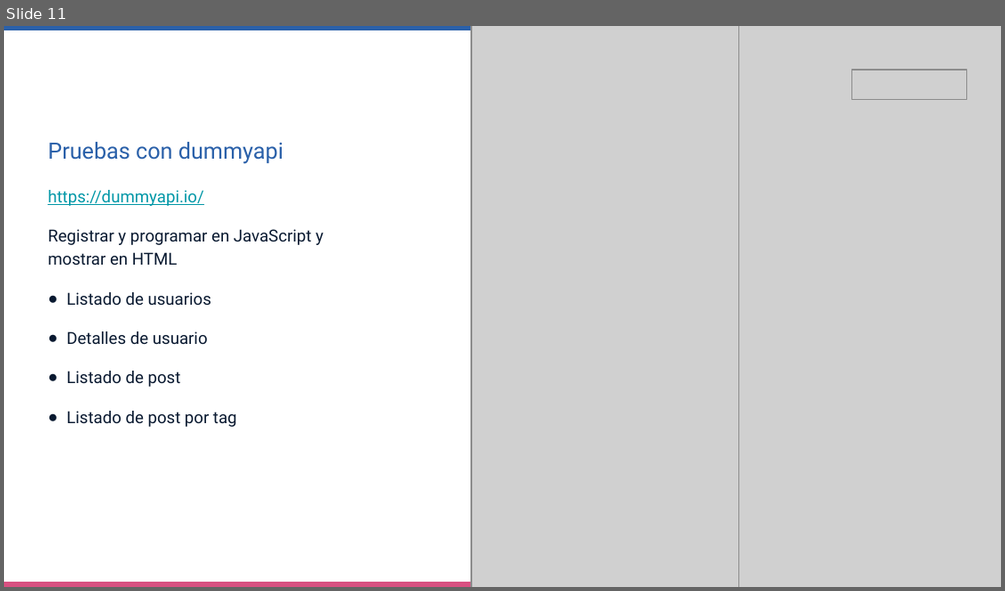
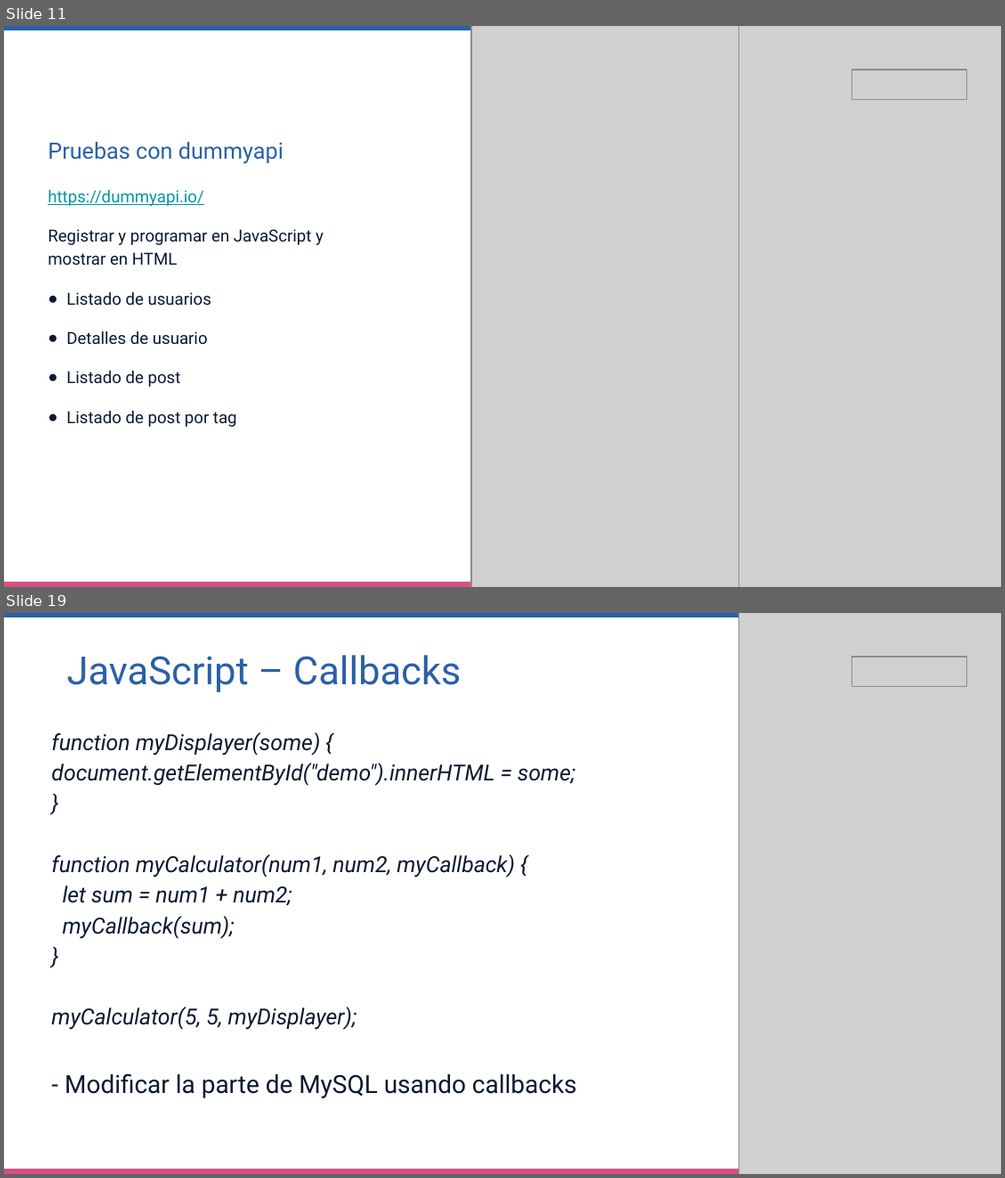
Before and after one commit to daaniad/jsAvanzado, a slide deck: 20221112_JavaScript_Avanzado_Promo3.pptx. Shown one above the other, each under a label of ours: slide 11 before the commit, slides 11 and 19 after it; the slides between them are not shown. The pictures are 1005x591 and 1005x1178 pixels, drawn with LibreOffice and Linux fonts; fonts in the diff are those of the drawing; grey boxes stand for pictures; background and template pictures are left out. Boxes give left, top, right and bottom in pixels: in the first picture for what was removed or moved away, otherwise in the second. Text is boxed around its words. In the diff, an @@ line names an element or a change of style, - is before the commit and + after.

```diff
--- a/20221112_JavaScript_Avanzado_Promo3.pptx
+++ b/20221112_JavaScript_Avanzado_Promo3.pptx
@@ slide 19 added at (x1=4, y1=613, x2=1001, y2=1174), background #FFFFFF; not listed: 2 template elements that a slide beside it also shows @@
@@ picture added at (x1=738, y1=613, x2=1001, y2=1174) @@
@@ title added at (x1=67, y1=655, x2=461, y2=692), 28 pt, text #2A60A9 @@
+JavaScript – Callbacks
@@ picture added at (x1=852, y1=657, x2=967, y2=687) @@
@@ text added at (x1=51, y1=732, x2=577, y2=1098), 16 pt, text #091930, italic @@
+function myDisplayer(some) {
+document.getElementById("demo").innerHTML = some;
+}
+function myCalculator(num1, num2, myCallback) {
+let sum = num1 + num2;
+myCallback(sum);
+}
+myCalculator(5, 5, myDisplayer);
+- Modificar la parte de MySQL usando callbacks
```
Also in this commit, not shown: 11 other slides added.
